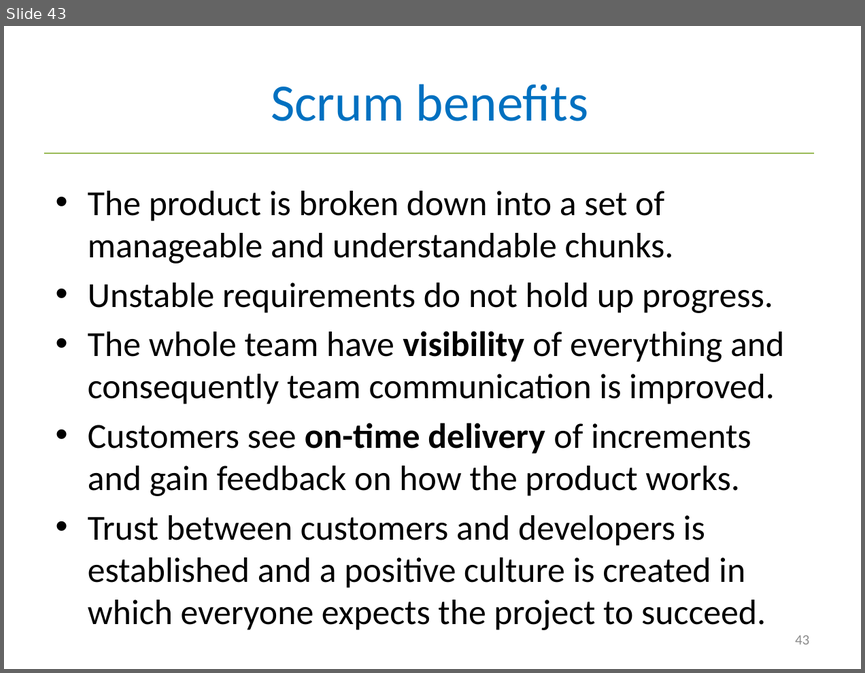
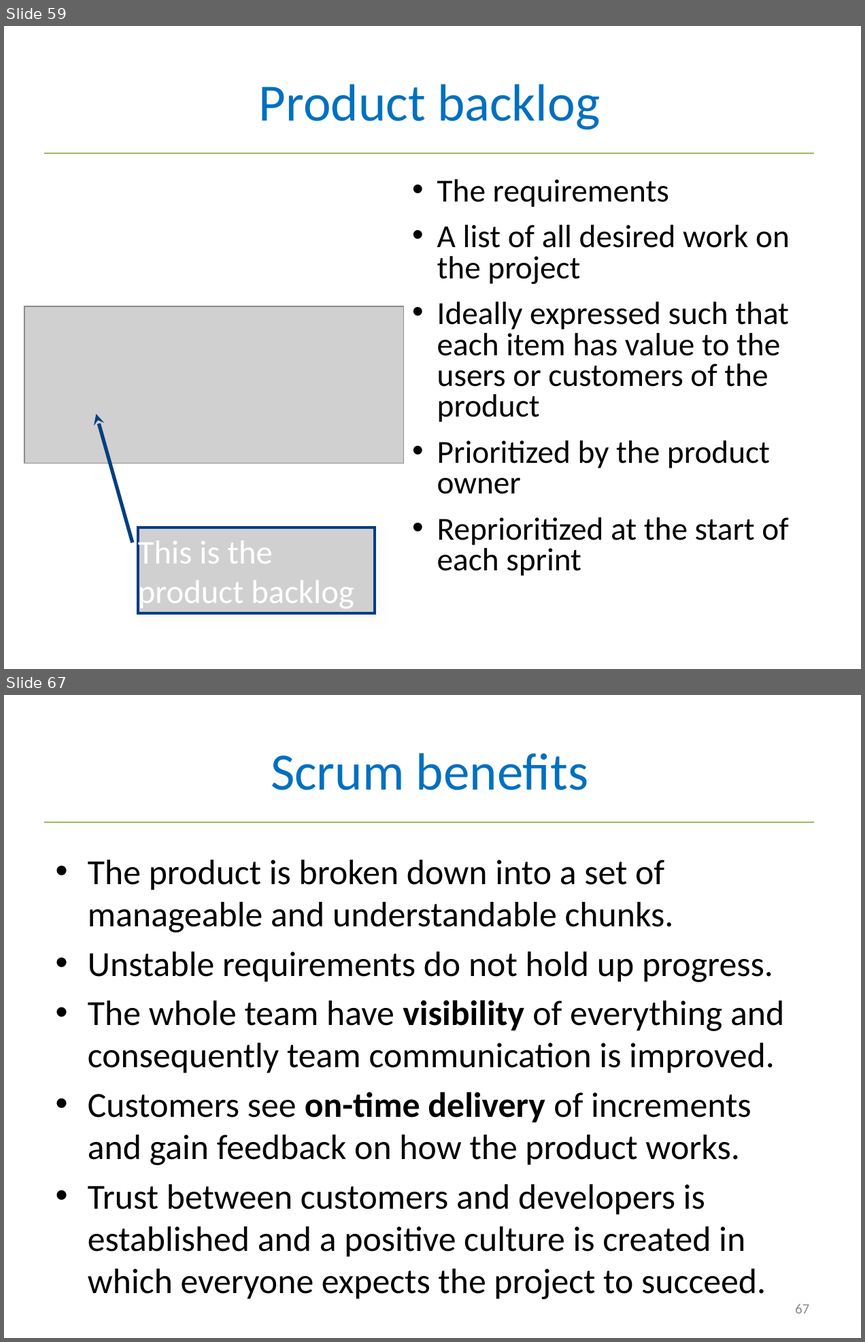
Before and after one commit to tuanct1997/USTH-SE-2017, a slide deck: slides/2 Agile Development.pptx. Shown one above the other, each under a label of ours: slide 43 before the commit, slides 59 and 67 after it; the slides between them are not shown. The pictures are 865x673 and 865x1342 pixels, drawn with LibreOffice and Linux fonts; fonts in the diff are those of the drawing; grey boxes stand for pictures. Boxes give left, top, right and bottom in pixels: in the first picture for what was removed or moved away, otherwise in the second. Text is boxed around its words. In the diff, an @@ line names an element or a change of style, - is before the commit and + after.

```diff
--- a/slides/2 Agile Development.pptx
+++ b/slides/2 Agile Development.pptx
@@ slide 59 added at (4, 26, 861, 669), background #FFFFFF; not listed: 1 template element that a slide beside it also shows @@
@@ title added at (259, 84, 600, 130), 44 pt, text #0070C0 @@
+Product backlog
@@ text added at (437, 179, 789, 575), 27 pt, text #000000 @@
+• The requirements
+• A list of all desired work on the project
+• Ideally expressed such that each item has value to the users or customers of the product
+• Prioritized by the product owner
+• Reprioritized at the start of each sprint
@@ picture added at (24, 306, 403, 463) @@
@@ arrow added from (133, 543) to (96, 414), #033F7F 3 pt @@
@@ picture added at (138, 527, 374, 613), 27.9 pt, text #FFFFFF @@
+This is the product backlog
@@ what was slide 43 is now slide 67 @@
@@ page number at (795, 1304, 809, 1313): text changed @@
-43
+67
```
Also in this commit, not shown: 1 slide changed, 24 other slides added, 2 slides removed.
